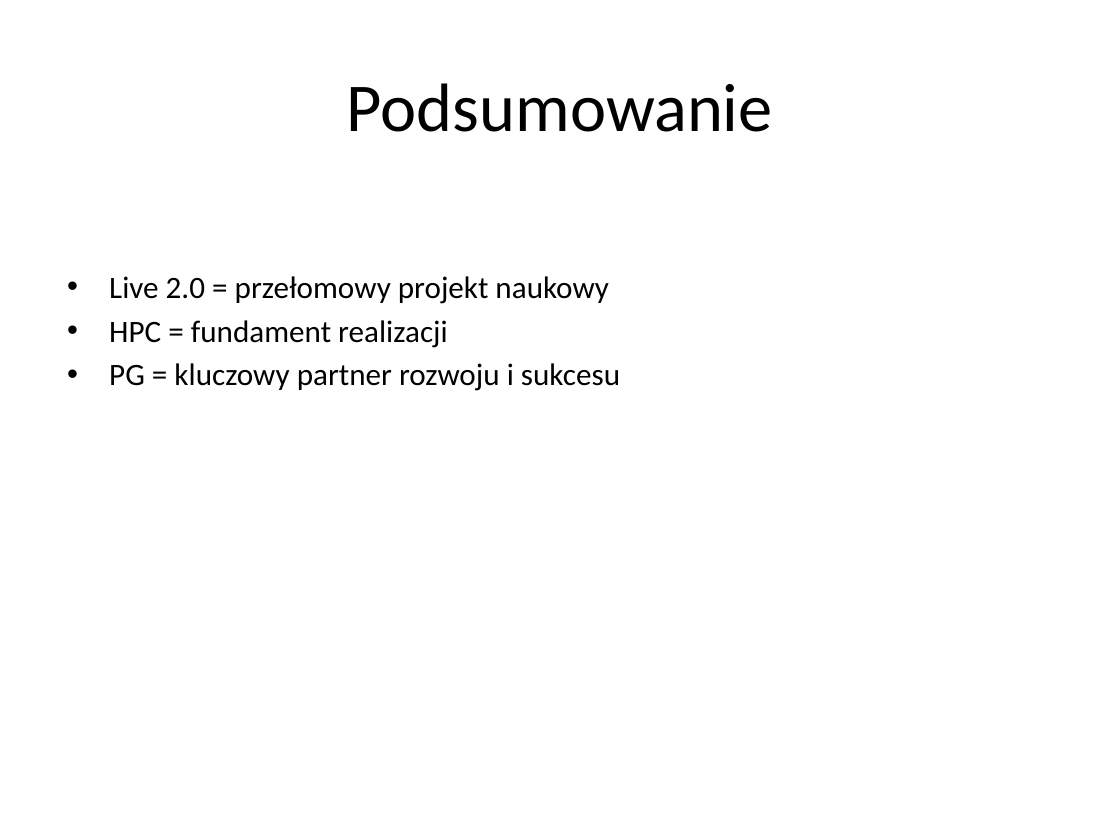
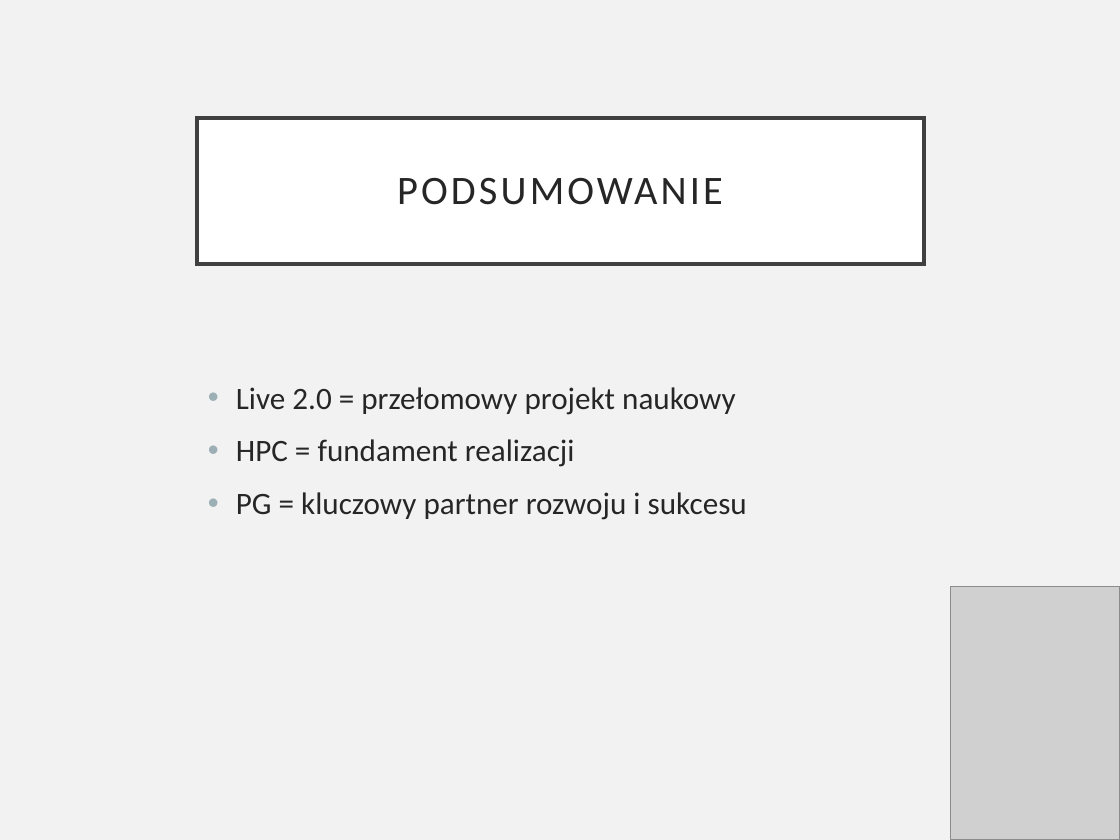
Before and after one commit to ProhunterPL/live2.0, a slide deck: slide 11 of docs/wniosek/pg współpraca live2.0/Live2.0_PG_prezentacja.pptx. Drawn at 1120x840 pixels with LibreOffice and Linux fonts; fonts in the diff are those of the drawing; grey boxes stand for pictures. Boxes give left, top, right and bottom in pixels: in the first picture for what was removed or moved away, otherwise in the second. Text is boxed around its words. In the diff, an @@ line names an element or a change of style, - is before the commit and + after.

```diff
--- a/docs/wniosek/pg współpraca live2.0/Live2.0_PG_prezentacja.pptx
+++ b/docs/wniosek/pg współpraca live2.0/Live2.0_PG_prezentacja.pptx
@@ background #FFFFFF to #F2F2F2 @@
@@ title "PODSUMOWANIE": place and size @@
-title "PODSUMOWANIE" at (347, 83, 773, 132)
+title "PODSUMOWANIE" at (197, 118, 924, 263)
@@ title "PODSUMOWANIE" at (197, 118, 924, 263): fill none to #FFFFFF; outline none to #404040 2.5 pt @@
@@ title at (397, 177, 723, 205): text changed; size 44 to 26 pt; text colour #000000 to #262626 @@
-Podsumowanie
+PODSUMOWANIE
@@ text "Live 2.0 = przełomowy projekt ...": place and size @@
-text "Live 2.0 = przełomowy projekt ..." at (109, 276, 620, 391)
+text "Live 2.0 = przełomowy projekt ..." at (236, 387, 747, 520)
@@ text "Live 2.0 = przełomowy projekt ..." at (236, 387, 747, 520): text colour #000000 to #262626; indent changed; more space between paragraphs @@
@@ picture added at (951, 587, 1120, 840) @@
```
Also in this commit, not shown: 10 other slides changed.
